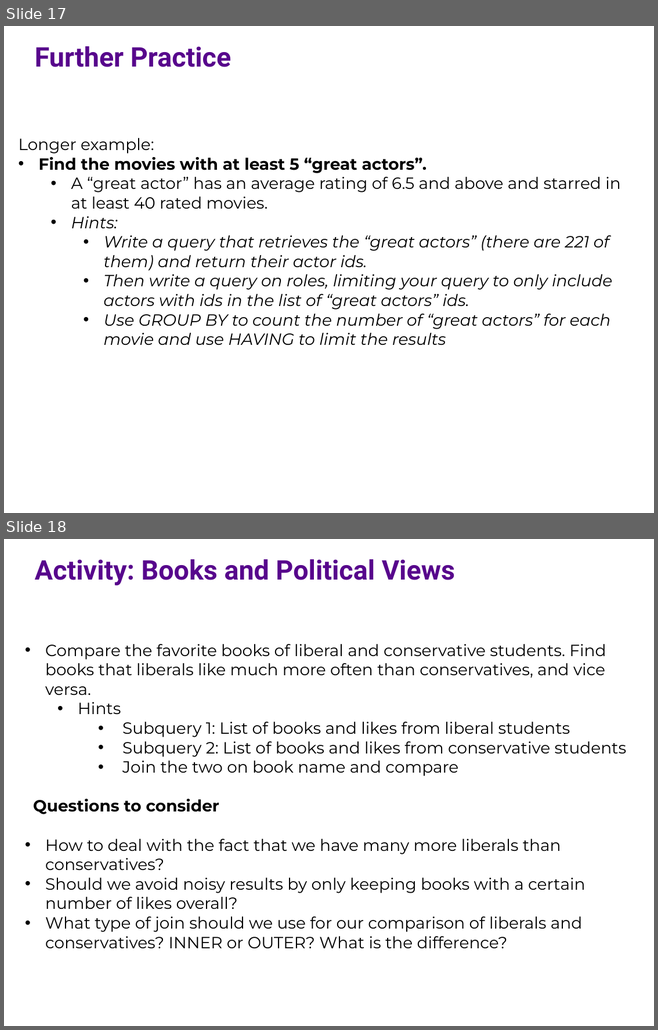
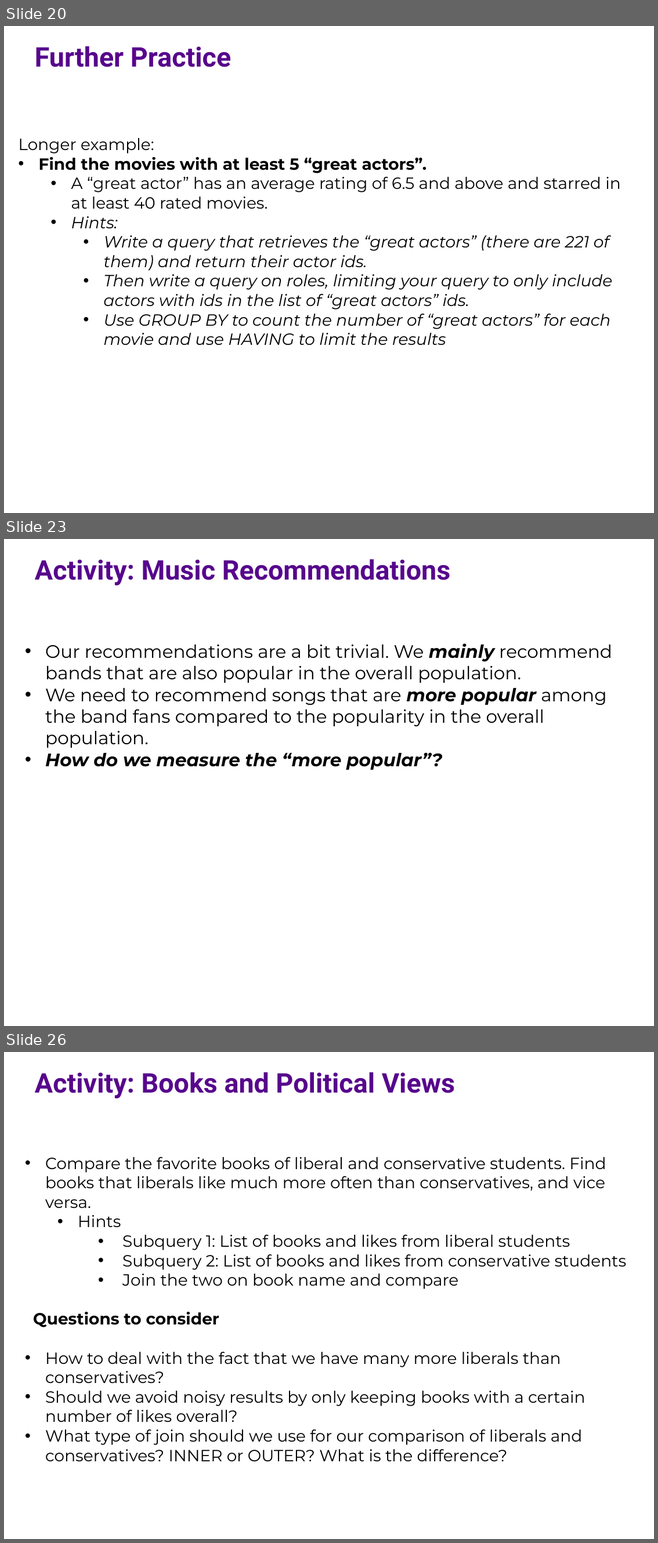
Before and after one commit to ipeirotis/introduction-to-databases, a slide deck: session6/F-SQL_Subqueries.pptx. Shown one above the other, each under a label of ours: slides 17 and 18 before the commit, slides 20, 23 and 26 after it; the slides between them are not shown. The pictures are 658x1030 and 658x1543 pixels, drawn with LibreOffice and Linux fonts; fonts in the diff are those of the drawing. Boxes give left, top, right and bottom in pixels: in the first picture for what was removed or moved away, otherwise in the second. Text is boxed around its words. In the diff, an @@ line names an element or a change of style, - is before the commit and + after.

```diff
--- a/session6/F-SQL_Subqueries.pptx
+++ b/session6/F-SQL_Subqueries.pptx
@@ slide 23 added at box(4, 539, 654, 1026), background #FFFFFF @@
@@ text added at box(35, 559, 450, 585), 30 pt, text #57068C, bold @@
+Activity: Music Recommendations
@@ text added at box(45, 643, 612, 770), 20 pt, text #000000 @@
+• Our recommendations are a bit trivial. We mainly recommend bands that are also popular in the overall population.
+• We need to recommend songs that are more popular among the band fans compared to the popularity in the overall population.
+      • How do we measure the “more popular”?
@@ what was slide 17 is now slide 20 @@
@@ what was slide 18 is now slide 26 @@
```
Also in this commit, not shown: 7 slides changed, 7 other slides added.
